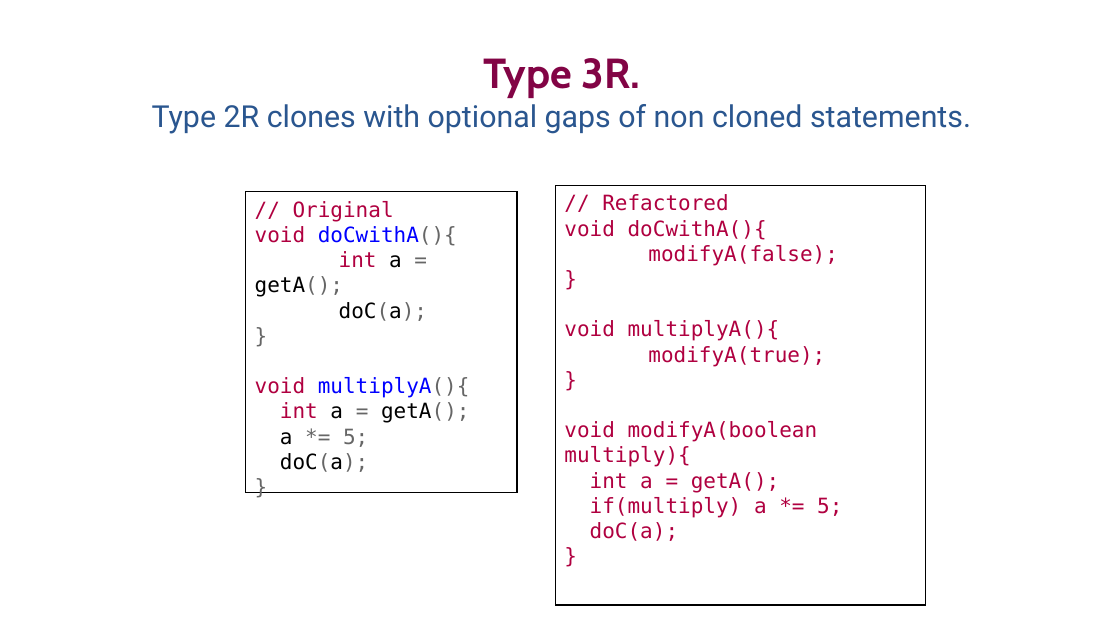
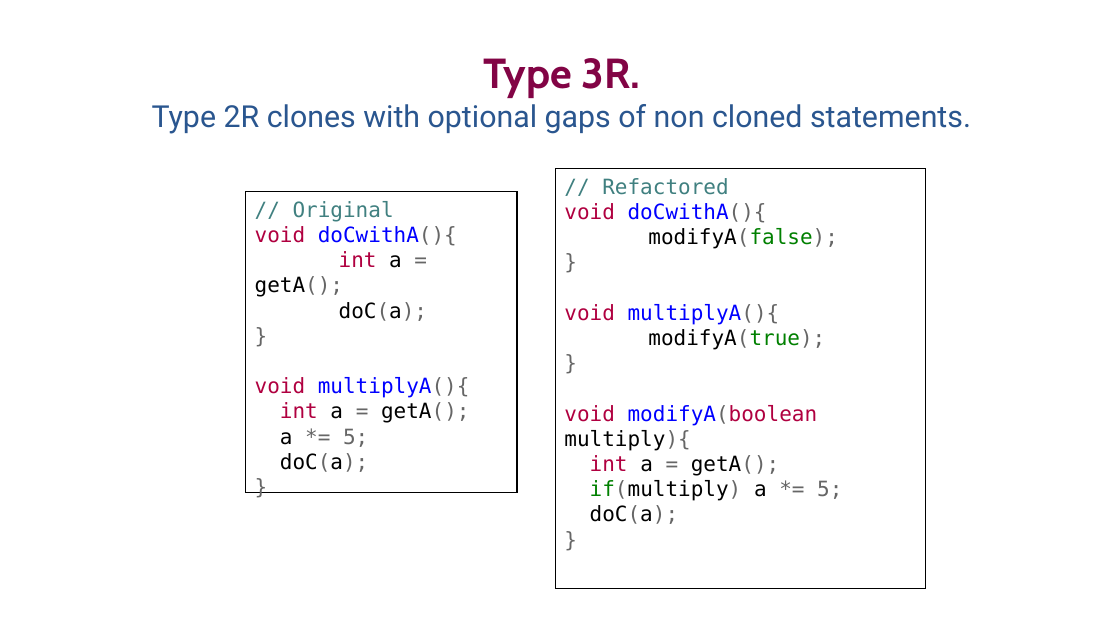
Before and after one commit to SimonBaars/Master-Thesis-Simon-Baars, a slide deck: slide 30 of presentations/FinalPresentation.odp. Drawn at 1120x630 pixels with LibreOffice and Linux fonts; fonts in the diff are those of the drawing. Boxes give left, top, right and bottom in pixels: in the first picture for what was removed or moved away, otherwise in the second. Text is boxed around its words. In the diff, an @@ line names an element or a change of style, - is before the commit and + after.

```diff
--- a/presentations/FinalPresentation.odp
+++ b/presentations/FinalPresentation.odp
@@ rectangle "// Refactored" moved from (x1=555, y1=185, x2=926, y2=605) to (x1=555, y1=169, x2=926, y2=589) @@
@@ rectangle "// Refactored" at (x1=555, y1=169, x2=926, y2=589): text colour #B00040 to #408080 in "// Refactored"; text colour #B00040 to #0000FF in "doCwithA(){", "multiplyA(){", "modifyA(boolean"; text colour #B00040 to #666666 in "doCwithA(){", "modifyA(false);", "}", "multiplyA(){" and 7 more places; text colour #B00040 to #000000 in "modifyA(false);", "modifyA(true);", "multiply){", "a getA();" and 2 more places; text colour #B00040 to #008000 in "modifyA(false);", "modifyA(true);", "if(multiply)" @@
@@ text in rectangle at (x1=293, y1=201, x2=394, y2=222): text colour #B00040 to #408080 in "// Original" @@
```
Also in this commit, not shown: 1 other slide changed, 6 slides added, 4 slides removed.
